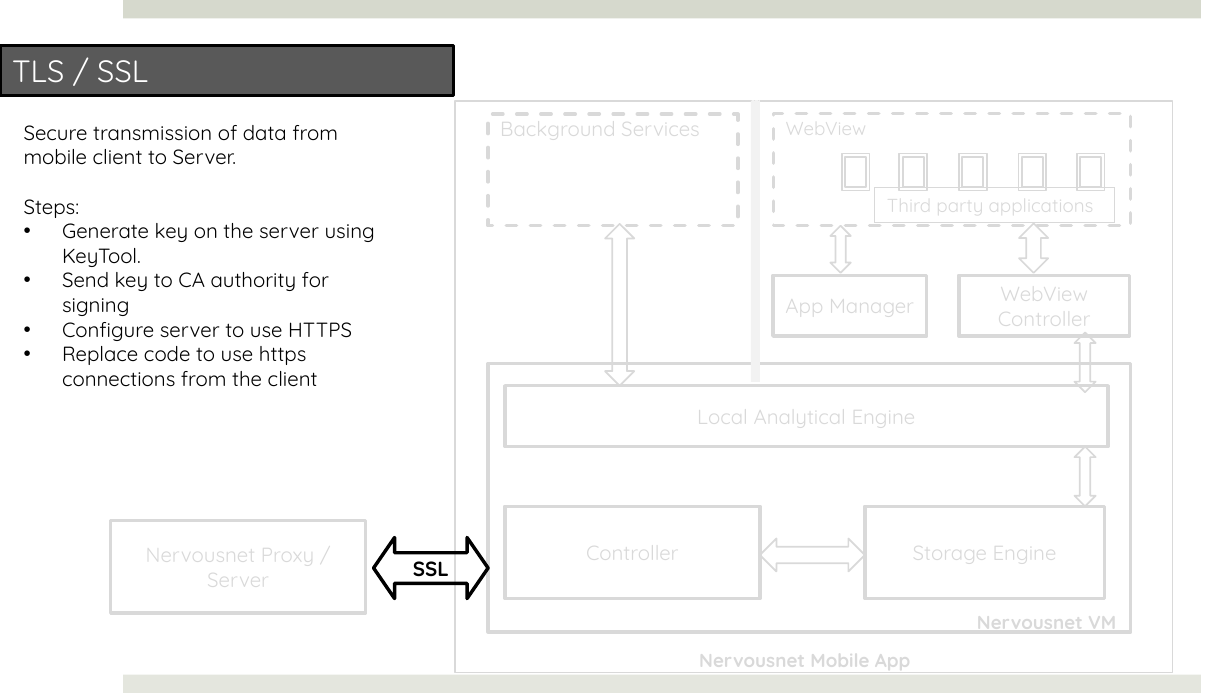
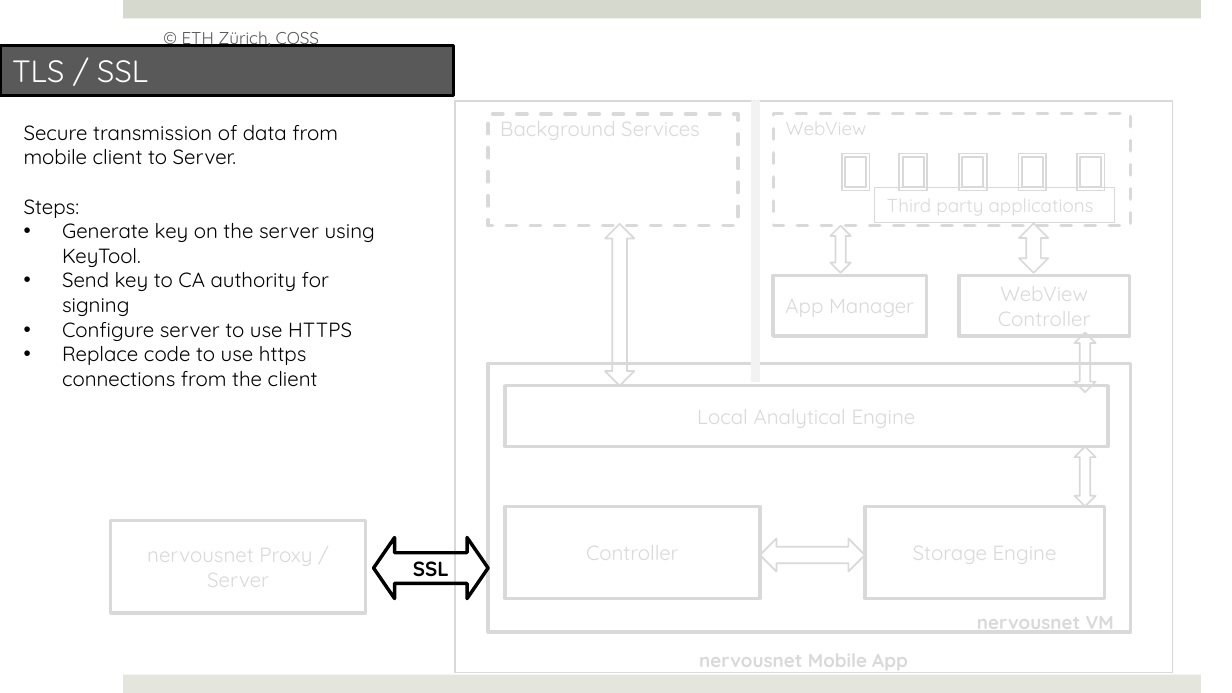
Before and after one commit to prasad79/nervousnet, a slide deck: slide 11 of Documents/NervousNet_Redesign.pptx (slide 10 before the commit). Drawn at 1232x693 pixels with LibreOffice and Linux fonts; fonts in the diff are those of the drawing. Boxes give left, top, right and bottom in pixels: in the first picture for what was removed or moved away, otherwise in the second. Text is boxed around its words. In the diff, an @@ line names an element or a change of style, - is before the commit and + after.

```diff
--- a/Documents/NervousNet_Redesign.pptx
+++ b/Documents/NervousNet_Redesign.pptx
@@ text added at (182, 31, 319, 49), 10 pt, text #595959 @@
+© ETH Zürich, COSS
@@ text in rectangle at (147, 538, 312, 593): text changed @@
-Nervousnet Proxy / Server
+nervousnet Proxy / Server
@@ text at (977, 607, 1114, 635): text changed @@
-Nervousnet VM
+nervousnet VM
@@ text at (699, 645, 908, 673): text changed @@
-Nervousnet Mobile App
+nervousnet Mobile App
```
Also in this commit, not shown: 17 other slides changed, 2 slides removed, 33 other files.
